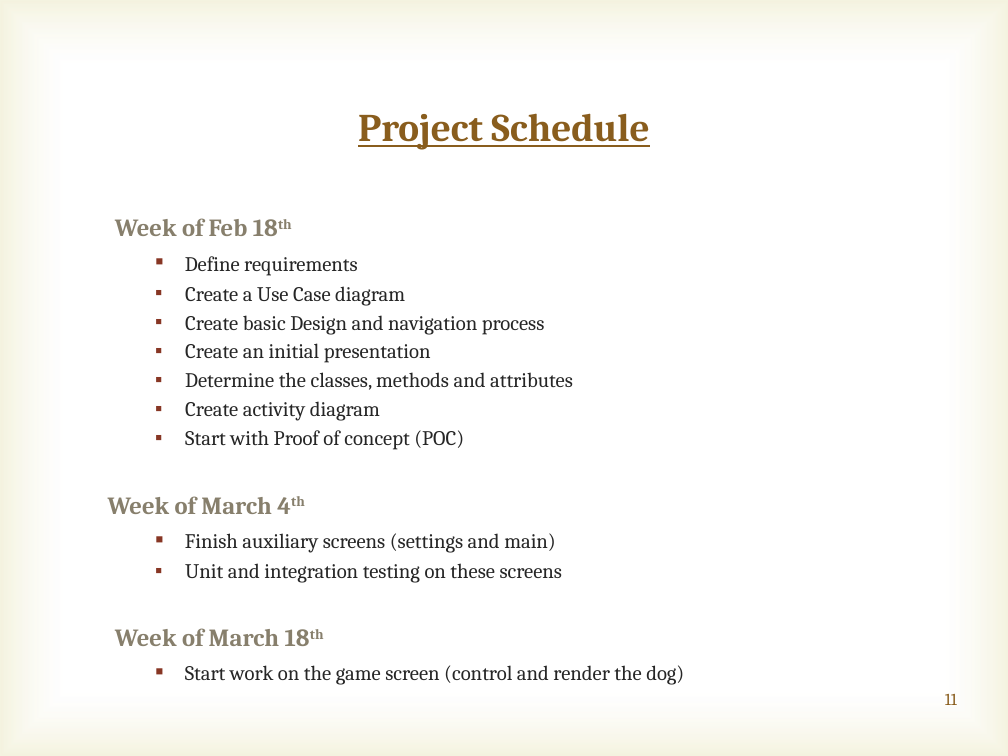
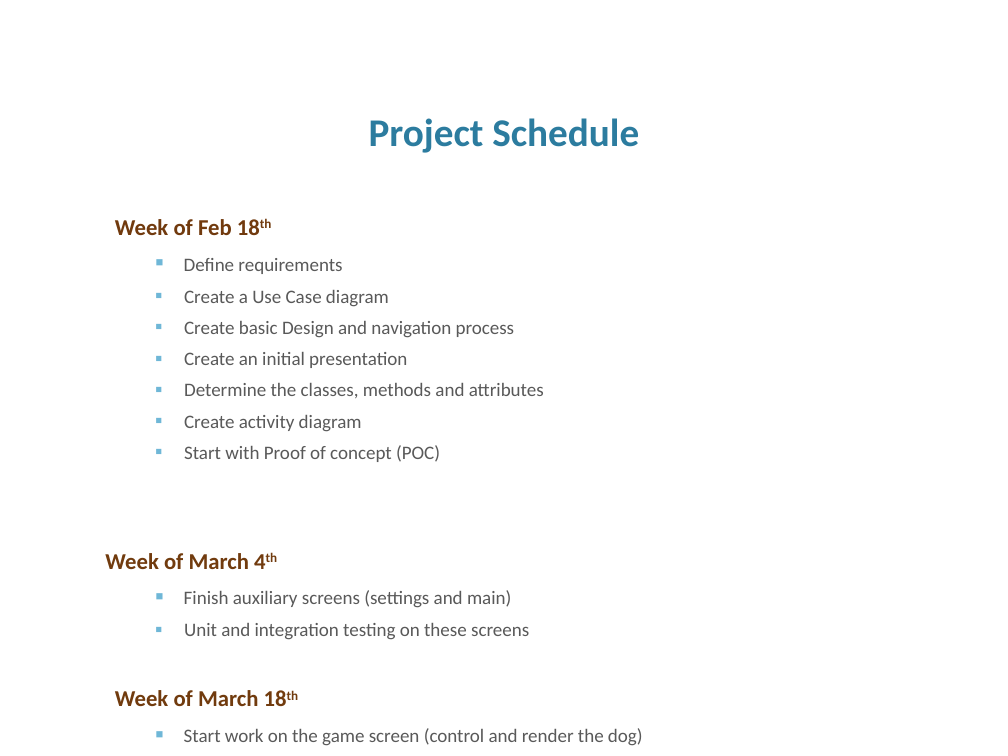
Before and after one commit to marcusvsilveira/lehman-android, a slide deck: slide 12 of Initial_presentation/Initial presentation.pptx (slide 11 before the commit). Drawn at 1008x756 pixels with LibreOffice and Linux fonts; fonts in the diff are those of the drawing; background and template pictures are left out. Boxes give left, top, right and bottom in pixels: in the first picture for what was removed or moved away, otherwise in the second. Text is boxed around its words. In the diff, an @@ line names an element or a change of style, - is before the commit and + after.

Commit message:
new version of the presentation. new color theme and some fixes

```diff
--- a/Initial_presentation/Initial presentation.pptx
+++ b/Initial_presentation/Initial presentation.pptx
@@ rectangle removed at [0, 0, 1008, 756] @@
@@ title "Project Schedule" at [369, 118, 639, 153]: font Cambria to Calibri, text colour #895D1D to #2C7C9F, underline off; vertical alignment middle to bottom @@
@@ text "Week of Feb 18th" at [105, 219, 643, 746]: size 17.6 to 16.1 pt in "Week of Feb 18th", "Week of March 4th", "Week of March 18th"; font Cambria to Calibri; text colour #877F6C to #713A0F in "Week of Feb 18th"; size 14.8 to 13.6 pt, text colour #262626 to #595959 in "Define requirements", "Create a Use Case diagram", "Create basic Design and navigation process", "Create an initial presentation" and 6 more places; text colour #877F6C to #713B0E in "Week of March 4th", "Week of March 18th"; more space between paragraphs; bullet colour #873624 to #6FB7D7 @@
@@ page number at [945, 694, 957, 705]: text changed; size 12 to 28 pt; font Cambria to Calibri; text colour #895D1D to #FFFFFF @@
-11
+12
```
Also in this commit, not shown: 13 other slides changed, 1 slide added.
